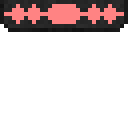
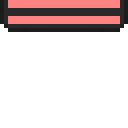
Before/after of a (128, 128) layered artwork. What changed in the layer stack:
painted on "MainTex" over (0, 0, 128, 32)
